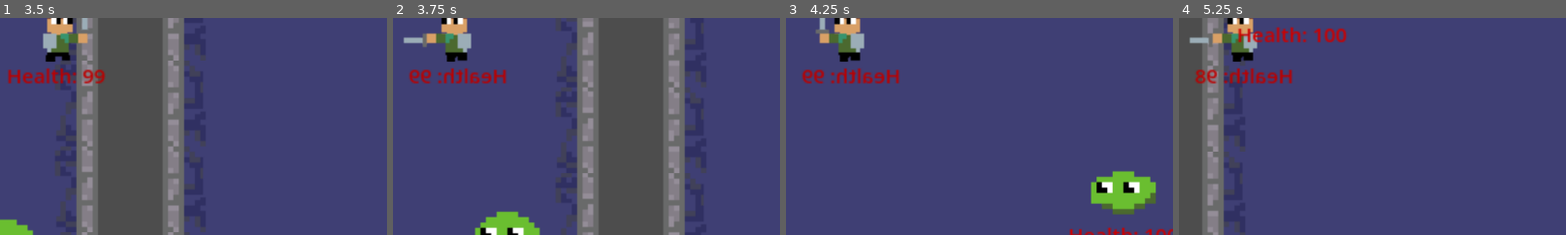
Above: before the commit, frames 1-4 (left to right).
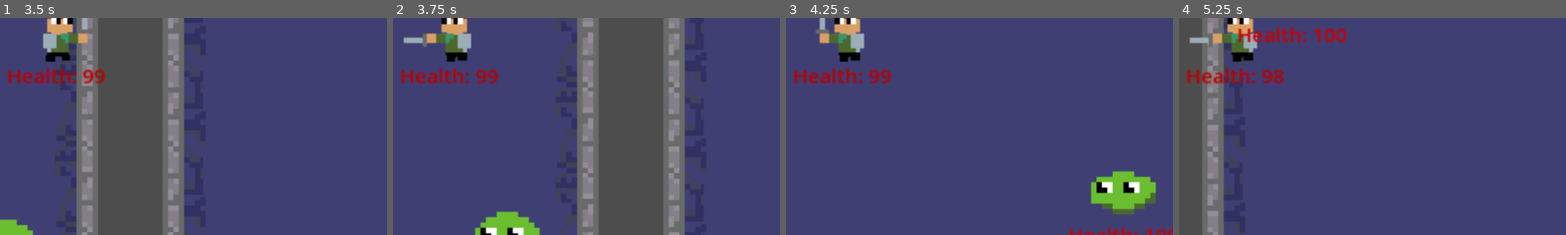
Above: after the commit, the same moments.

Repository: beml201/dungeon_game1
Game: Godot game, scene res://scenes/main.tscn
Two runs of this game, one before a commit and one after it. Both use one fixed random seed, a clock stepped at 60 frames per second and the inputs below.
Inputs (mouse positions are % of the whole screen's width and height, from its top left):
- Up to frame 1 (3.5 s): move the mouse to (72, 45) at 0.52 s; hold D (right) 0.53-1.28 s; click (72, 45) at 0.6 s; move the mouse to (30, 55) at 1.27 s; hold S (down) 1.28-2.03 s; tap E (shoot) at 1.35, 2.85 s; move the mouse to (60, 28) at 2.02 s; hold D (right) 2.03-2.78 s; click (60, 28) at 2.1 s; move the mouse to (45, 70) at 2.77 s; hold W (up) from 2.78 s (still down)
- Up to frame 2 (3.75 s): move the mouse to (80, 65) at 3.52 s; release W (up) at 3.53 s; hold A (left) from 3.53 s (still down); click (80, 65) at 3.6 s
- Up to frame 3 (4.25 s): keep holding A (left)
- Up to frame 4 (5.25 s): move the mouse to (20, 35) at 4.27 s; tap E (shoot) at 4.35 s; move the mouse to (55, 50) at 5.02 s; release A (left) at 5.03 s; hold S (down) from 5.03 s (still down); click (55, 50) at 5.1 s
The pictures show only the part of the screen within x 42-92%, y 50-100%; the shares and areas given below are measured in that part.

Frame 1 is identical in both runs. In frame 2, 1.1% of the frame differs, in the area x 2-30%, y 23-31%; in frame 3, 1.1%; in frame 4, 1.1%.

Commit message:
Fixed player health label

Diff:
--- a/scripts/sam.gd
+++ b/scripts/sam.gd
@@ -82,9 +82,13 @@
 	if input_direction[0] < 0 and Global.player_direction=="right":
 		Global.player_direction = "left"
 		self.scale.x = -1
+		$HealthLabel.scale.x = -1
+		$HealthLabel.position.x = abs($HealthLabel.position.x)
 	if input_direction[0] > 0 and Global.player_direction=="left":
 		Global.player_direction = "right"
 		self.scale.x = -1
+		$HealthLabel.scale.x = 1
+		$HealthLabel.position.x = -1*abs($HealthLabel.position.x)
 	# Animation code
 	velocity = input_direction * speed
 	if not is_attacking:
